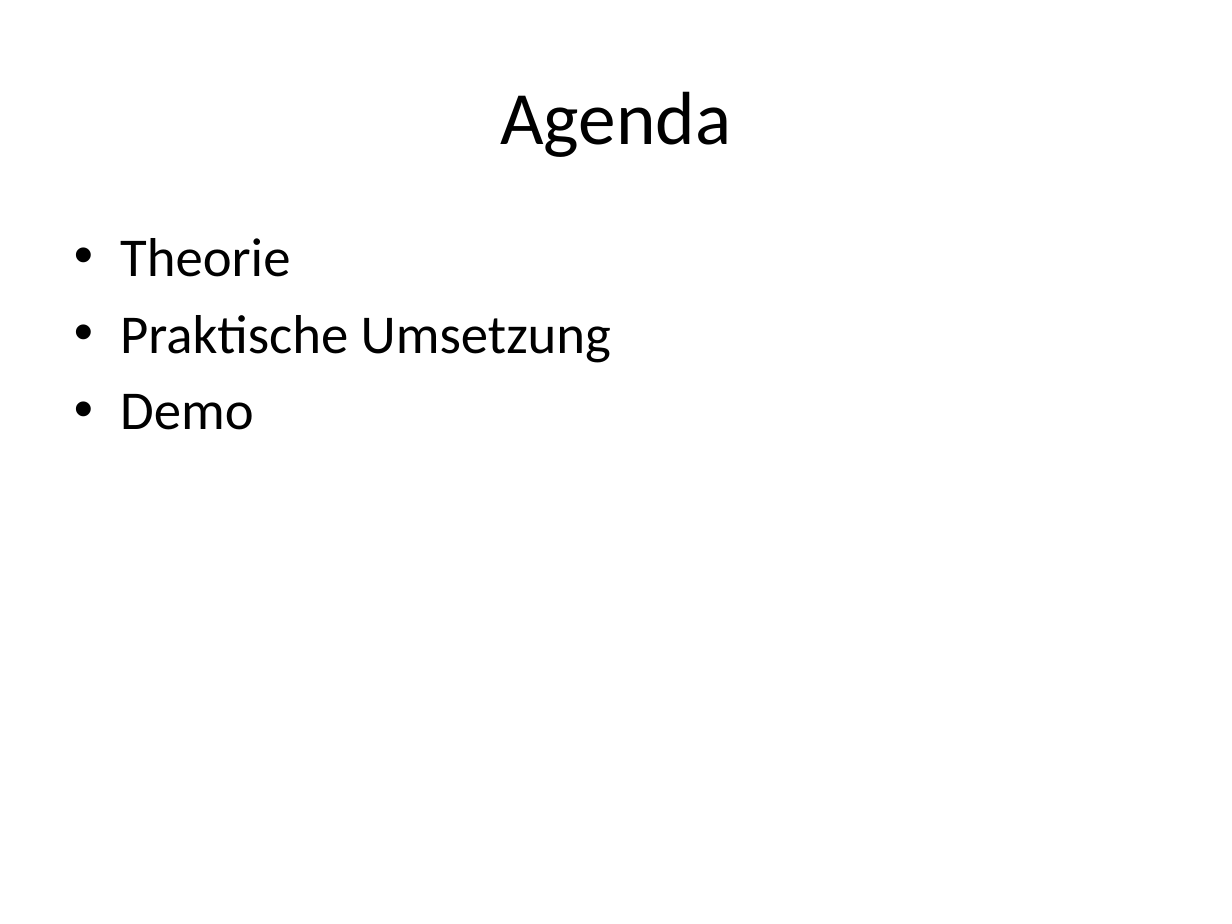
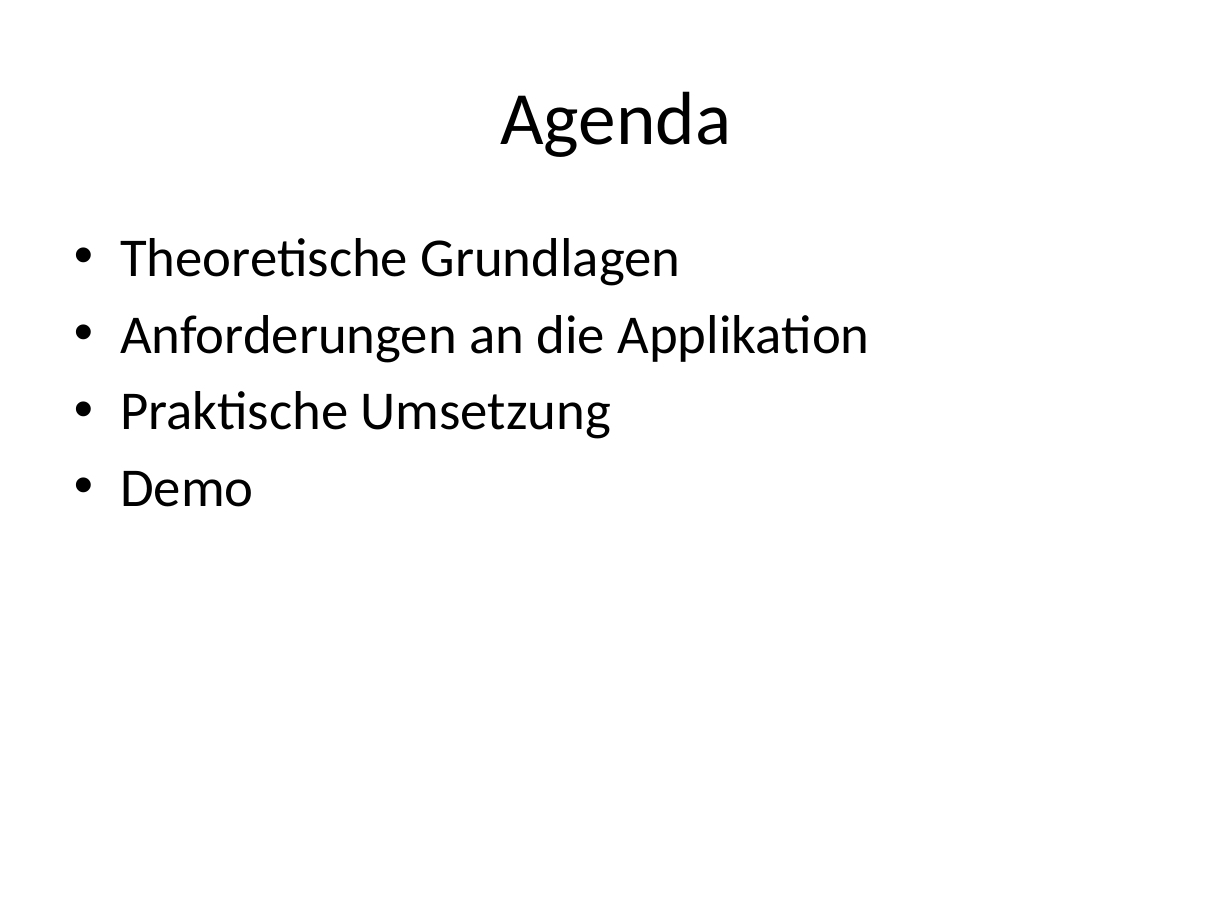
Before and after one commit to esterren/stegano, a slide deck: slide 2 of doc/Stegano-Praesentation.pptx. Drawn at 1232x924 pixels with LibreOffice and Linux fonts; fonts in the diff are those of the drawing. Boxes give left, top, right and bottom in pixels: in the first picture for what was removed or moved away, otherwise in the second. Text is boxed around its words. In the diff, an @@ line names an element or a change of style, - is before the commit and + after.

```diff
--- a/doc/Stegano-Praesentation.pptx
+++ b/doc/Stegano-Praesentation.pptx
@@ text at [120, 238, 870, 363]: text changed @@
-• Theorie
+• Theoretische Grundlagen
+• Anforderungen an die Applikation
```
Also in this commit, not shown: 1 other slide changed, 5 slides added.
